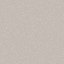
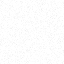
Comparing the layer stacks of the two (64, 64) images. Changes:
showed "Middle" (1st of 2) over [0, 0, 64, 64]
showed "Bottom" (1st of 3) over [0, 0, 64, 64]
showed "Top" (1st of 3) over [0, 4, 64, 64]
showed "Left" (1st of 3) over [2, 0, 64, 64]
showed "Right" (1st of 3) over [0, 0, 64, 64]
showed "BottomRight" (1st of 3) over [0, 0, 64, 64]
showed "BottomLeft" (1st of 3) over [0, 0, 64, 64]
showed "TopRight" (1st of 3) over [0, 4, 64, 64]
showed "TopLeft" (1st of 3) over [2, 2, 64, 64]
